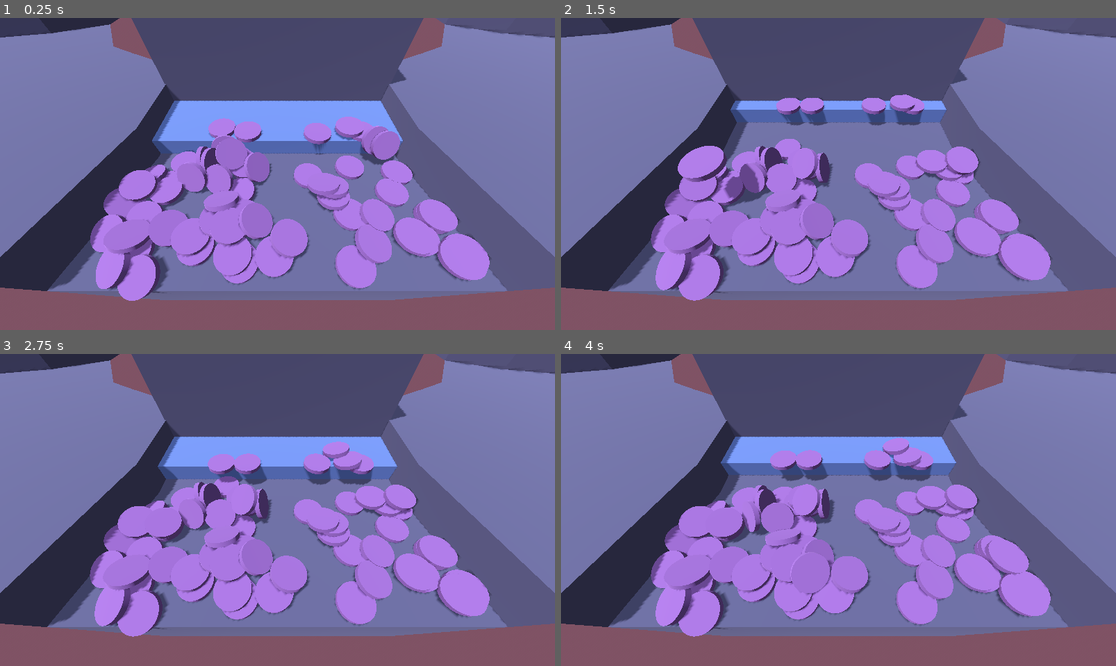
Above: before the commit, frames 1-4 (two rows, left to right).
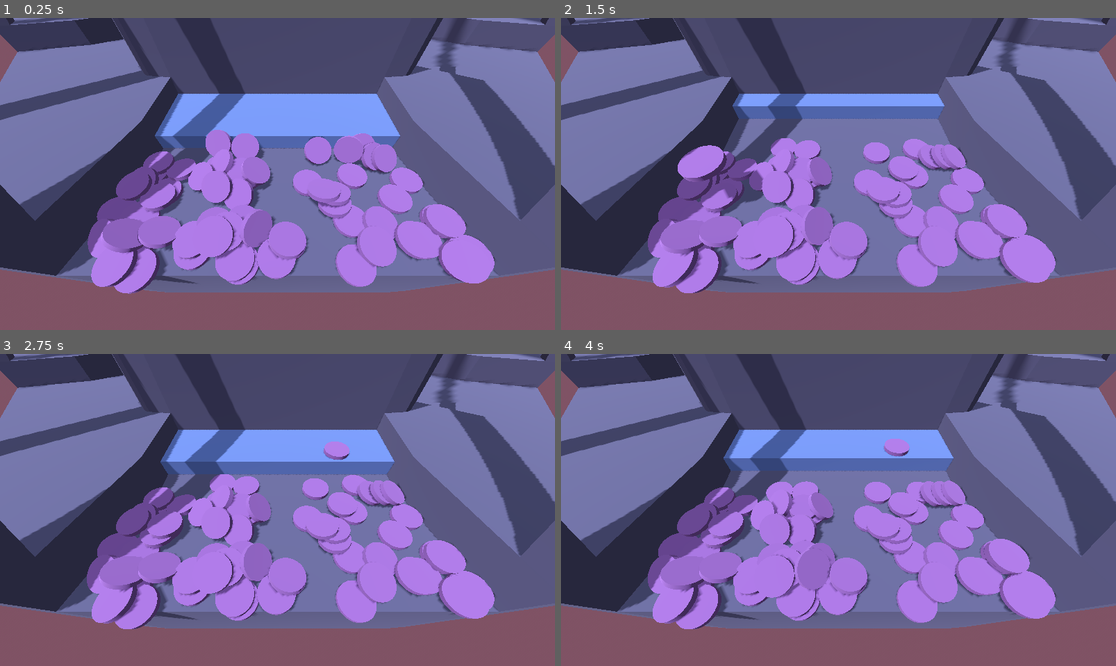
Above: after the commit, the same moments.

Repository: kennethbchen/Coin-Pusher-Game
Game: Godot game, scene res://Game.tscn
The game is run twice, just before and just after one commit, with the same random seed, the same clock (stepped at 60 frames per second) and the same inputs.
Inputs (mouse positions are in pixels of both pictures, inside the frame that each line leads up to):
- Up to frame 1 (0.25 s): no input
- Up to frame 2 (1.5 s): move the mouse to (960, 158) at 0.52 s; press the mouse at (960, 158) at 0.53 s; move the mouse to (727, 189) at 1.27 s; release the mouse at (727, 189) at 1.28 s; click (727, 189) at 1.35 s
- Up to frame 3 (2.75 s): move the mouse to (333, 441) at 2.02 s; press the mouse at (333, 441) at 2.03 s
- Up to frame 4 (4 s): move the mouse to (810, 572) at 2.77 s; release the mouse at (810, 572) at 2.78 s; click (810, 572) at 2.85 s; move the mouse to (1005, 556) at 3.52 s; press the mouse at (1005, 556) at 3.53 s

The runs differ from the first frame. In frame 1, 31% of the frame differs, in the area x 0-100%, y 0-91%; in frame 2, 30%; in frame 3, 31%; in frame 4, 31%.

Commit message:
Modified coin pushing machine

Diff:
--- a/Environment.tres
+++ b/Environment.tres
@@ -25,4 +25,3 @@
 ssao_radius = 0.26
 ssao_intensity = 3.16
 ssil_enabled = true
-adjustment_brightness = 0.63
--- a/Game.tscn
+++ b/Game.tscn
@@ -15,8 +15,10 @@
 dof_blur_far_distance = 244.52
 dof_blur_amount = 0.02
 
+[sub_resource type="WorldBoundaryShape3D" id="WorldBoundaryShape3D_5vig4"]
+
 [sub_resource type="BoxShape3D" id="BoxShape3D_ss8l5"]
-size = Vector3(10.6535, 0.0553397, 4.59185)
+size = Vector3(10.6535, 0.0553397, 4.07842)
 
 [sub_resource type="PhysicsMaterial" id="PhysicsMaterial_mbf4w"]
 
@@ -40,13 +42,8 @@
 [sub_resource type="WorldBoundaryShape3D" id="WorldBoundaryShape3D_egkv5"]
 plane = Plane(0, 0, -1, 0)
 
-[sub_resource type="BoxMesh" id="BoxMesh_eduah"]
-size = Vector3(9.275, 4.22, 1)
-
 [sub_resource type="WorldBoundaryShape3D" id="WorldBoundaryShape3D_uxs7o"]
 plane = Plane(0, -1, 0, 0)
-
-[sub_resource type="WorldBoundaryShape3D" id="WorldBoundaryShape3D_5vig4"]
 
 [node name="Game" type="Node3D"]
 script = ExtResource("1_ppn4k")
@@ -59,7 +56,7 @@
 camera_attributes = SubResource("CameraAttributesPractical_nub80")
 
 [node name="Camera3D" type="Camera3D" parent="Env"]
-transform = Transform3D(-1, 2.96134e-08, -8.22543e-08, -4.92284e-08, 0.586782, 0.809745, 7.22447e-08, 0.809745, -0.586782, -9.53674e-07, 5.43284, -22.9952)
+transform = Transform3D(-1, 2.96134e-08, -8.22543e-08, -4.92284e-08, 0.586782, 0.809745, 7.22447e-08, 0.809745, -0.586782, -9.53674e-07, 5.43284, -18.0802)
 fov = 80.0
 
 [node name="DirectionalLight3D" type="DirectionalLight3D" parent="Env"]
@@ -69,8 +66,14 @@
 directional_shadow_mode = 1
 directional_shadow_split_1 = 0.115
 
+[node name="BottomHitbox" type="Area3D" parent="."]
+transform = Transform3D(1, 0, 0, 0, 1, 0, 0, 0, 1, 0, -4.29, -13.9999)
+
+[node name="CollisionShape3D" type="CollisionShape3D" parent="BottomHitbox"]
+shape = SubResource("WorldBoundaryShape3D_5vig4")
+
 [node name="SpawnArea" type="CollisionShape3D" parent="."]
-transform = Transform3D(1, 0, 0, 0, 1, 0, 0, 0, 1, 0, 0.799474, -19.8204)
+transform = Transform3D(1, 0, 0, 0, 1, 0, 0, 0, 1, 0, 0.799474, -15.1753)
 shape = SubResource("BoxShape3D_ss8l5")
 disabled = true
 script = ExtResource("3_ly35t")
@@ -83,7 +86,7 @@
 material_override = ExtResource("6_iueic")
 
 [node name="Pusher" type="AnimatableBody3D" parent="Table"]
-transform = Transform3D(1, 0, 0, 0, 1, 0, 0, 0, 1, 0, 0.156359, -15.5633)
+transform = Transform3D(1, 0, 0, 0, 1, 0, 0, 0, 1, 0, 0.156359, -10.3774)
 physics_material_override = SubResource("PhysicsMaterial_mbf4w")
 script = ExtResource("3_usv3y")
 enabled = false
@@ -100,9 +103,10 @@
 shape = SubResource("BoxShape3D_lwvvu")
 
 [node name="Colliders" type="Node3D" parent="Table"]
+transform = Transform3D(1, 0, 0, 0, 1, 0, 0, 0, 1, 0, 0, -7.43038)
 
 [node name="Floor" type="StaticBody3D" parent="Table/Colliders"]
-transform = Transform3D(1, 0, 0, 0, 1, 0, 0, 0, 1, 0, -0.125178, -17.5908)
+transform = Transform3D(1, 0, 0, 0, 1, 0, 0, 0, 1, 0, -0.125178, -4.88559)
 physics_material_override = SubResource("PhysicsMaterial_v5i0y")
 metadata/_edit_group_ = true
 
@@ -111,7 +115,7 @@
 shape = SubResource("BoxShape3D_gwtrq")
 
 [node name="Left" type="StaticBody3D" parent="Table/Colliders"]
-transform = Transform3D(1, 0, 0, 0, 1, 0, 0, 0, 1, 6.82606, 2.28074, -21.6214)
+transform = Transform3D(1, 0, 0, 0, 1, 0, 0, 0, 1, 6.82606, 2.28074, -8.91619)
 metadata/_edit_group_ = true
 
 [node name="CollisionShape3D" type="CollisionShape3D" parent="Table/Colliders/Left"]
@@ -123,7 +127,7 @@
 shape = SubResource("BoxShape3D_skav7")
 
 [node name="Right" type="StaticBody3D" parent="Table/Colliders"]
-transform = Transform3D(1, 0, 0, 0, 1, 0, 0, 0, 1, -6.826, 2.281, -21.621)
+transform = Transform3D(1, 0, 0, 0, 1, 0, 0, 0, 1, -6.826, 2.281, -8.91579)
 metadata/_edit_group_ = true
 
 [node name="CollisionShape3D" type="CollisionShape3D" parent="Table/Colliders/Right"]
@@ -135,34 +139,23 @@
 shape = SubResource("BoxShape3D_skav7")
 
 [node name="Back" type="StaticBody3D" parent="Table/Colliders"]
-transform = Transform3D(1, 0, 0, 0, 1, 0, 0, 0, 1, 0, 1.69056, -15.4952)
+transform = Transform3D(1, 0, 0, 0, 1, 0, 0, 0, 1, 0, 1.69056, -2.62202)
 metadata/_edit_group_ = true
 
 [node name="CollisionShape3D" type="CollisionShape3D" parent="Table/Colliders/Back"]
 shape = SubResource("WorldBoundaryShape3D_egkv5")
 
-[node name="MeshInstance3D" type="MeshInstance3D" parent="Table/Colliders/Back"]
-transform = Transform3D(1, 0, 0, 0, 1, 0, 0, 0, 1, 0, 0, 0.465317)
-material_override = ExtResource("6_iueic")
-mesh = SubResource("BoxMesh_eduah")
-
 [node name="Roof" type="StaticBody3D" parent="Table/Colliders"]
-transform = Transform3D(1, 0, 0, 0, 1, 0, 0, 0, 1, -0.415768, 9.09039, -16.0151)
+transform = Transform3D(1, 0, 0, 0, 1, 0, 0, 0, 1, -0.415768, 9.09039, -3.30989)
 metadata/_edit_group_ = true
 
 [node name="CollisionShape3D" type="CollisionShape3D" parent="Table/Colliders/Roof"]
 shape = SubResource("WorldBoundaryShape3D_uxs7o")
 
-[node name="BottomHitbox" type="Area3D" parent="."]
-transform = Transform3D(1, 0, 0, 0, 1, 0, 0, 0, 1, 0, -4.29, -13.9999)
-
-[node name="CollisionShape3D" type="CollisionShape3D" parent="BottomHitbox"]
-shape = SubResource("WorldBoundaryShape3D_5vig4")
-
 [node name="Tokens" type="Node" parent="."]
 
 [node name="Token" parent="." instance=ExtResource("1_flwpa")]
-transform = Transform3D(1, 0, 0, 0, 1, 0, 0, 0, 1, 1.64923, 1.127, -20.3721)
+transform = Transform3D(1, 0, 0, 0, 1, 0, 0, 0, 1, 1.64923, 1.127, -16.4791)
 
 [connection signal="body_entered" from="BottomHitbox" to="." method="_on_body_fell"]
 
Not shown: 1 places in Game.tscn that only renumber resources
Binary file changed: Models/CoinPusher/CoinPusher.bin
Not shown, changed: Models/CoinPusher/CoinPusher.gltf
